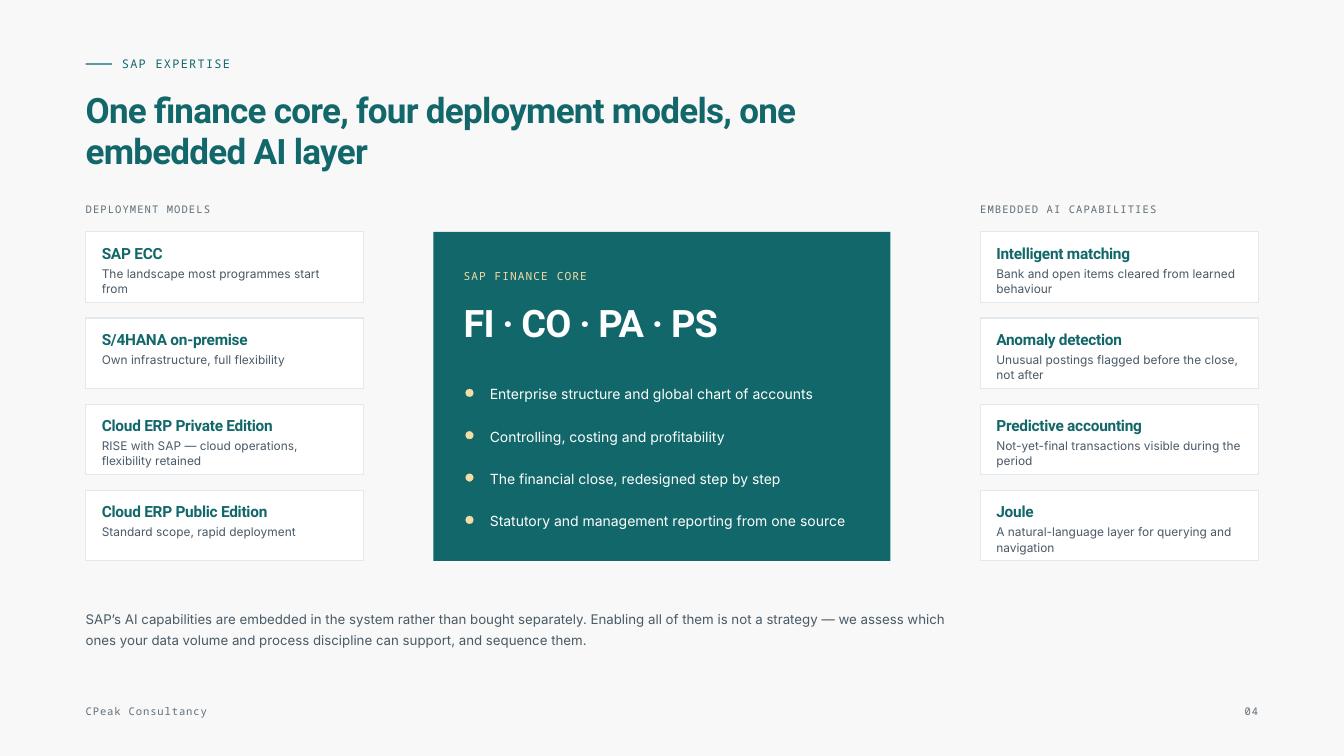
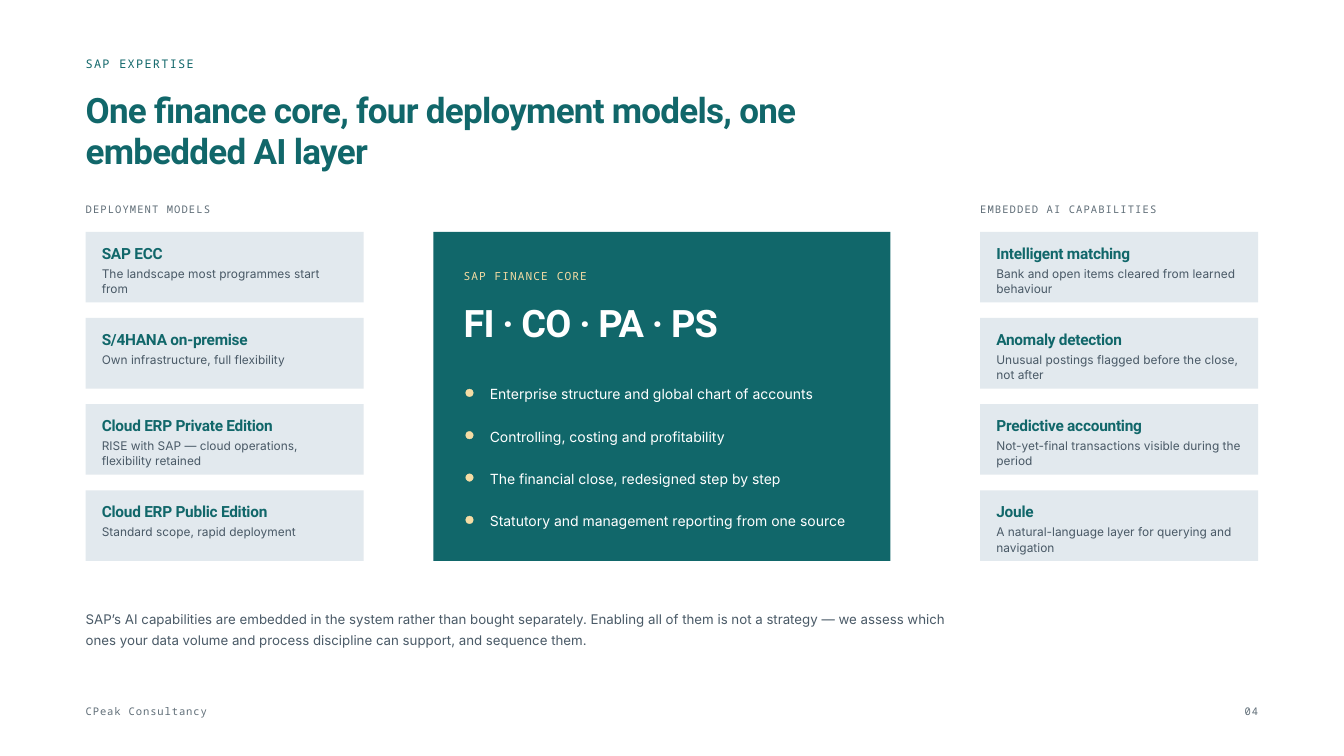
Before and after one commit to narinygt/Default, a slide deck: slide 4 of sunum/CPeak-Consultancy-Company-Overview.pptx. Drawn at 1344x756 pixels with LibreOffice and Linux fonts; fonts in the diff are those of the drawing. Boxes give left, top, right and bottom in pixels: in the first picture for what was removed or moved away, otherwise in the second. Text is boxed around its words. In the diff, an @@ line names an element or a change of style, - is before the commit and + after.

```diff
--- a/sunum/CPeak-Consultancy-Company-Overview.pptx
+++ b/sunum/CPeak-Consultancy-Company-Overview.pptx
@@ background #F7F8F7 to #FFFFFF @@
@@ text "SAP EXPERTISE": place and size @@
-text "SAP EXPERTISE" at [122, 59, 230, 68]
+text "SAP EXPERTISE" at [86, 59, 193, 68]
@@ line removed from (86, 65) to (112, 65) @@
@@ fill #FFFFFF to #E2E9EE; outline #E2E9EE 0.75 pt to none in 8 elements at [86, 232, 364, 302], [86, 318, 364, 388], [86, 404, 364, 475], [86, 491, 364, 562], [980, 232, 1258, 302], [980, 318, 1258, 388], [980, 404, 1258, 475], [980, 491, 1258, 562] @@
```
Also in this commit, not shown: 11 other slides changed, 6 other files.
